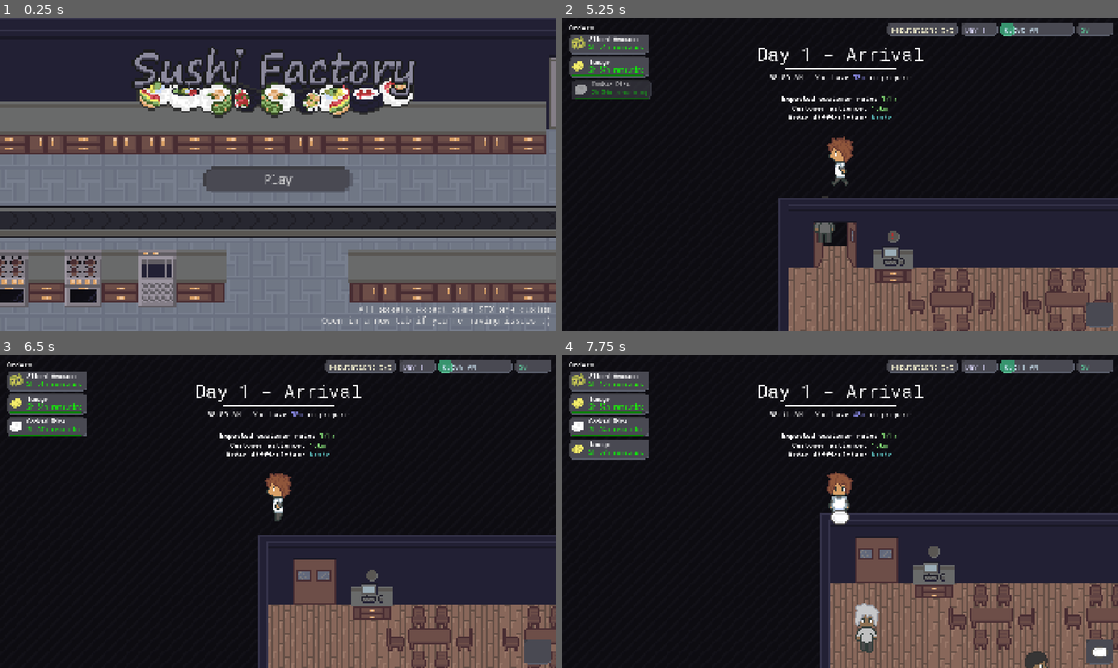
Above: before the commit, frames 1-4 (two rows, left to right).
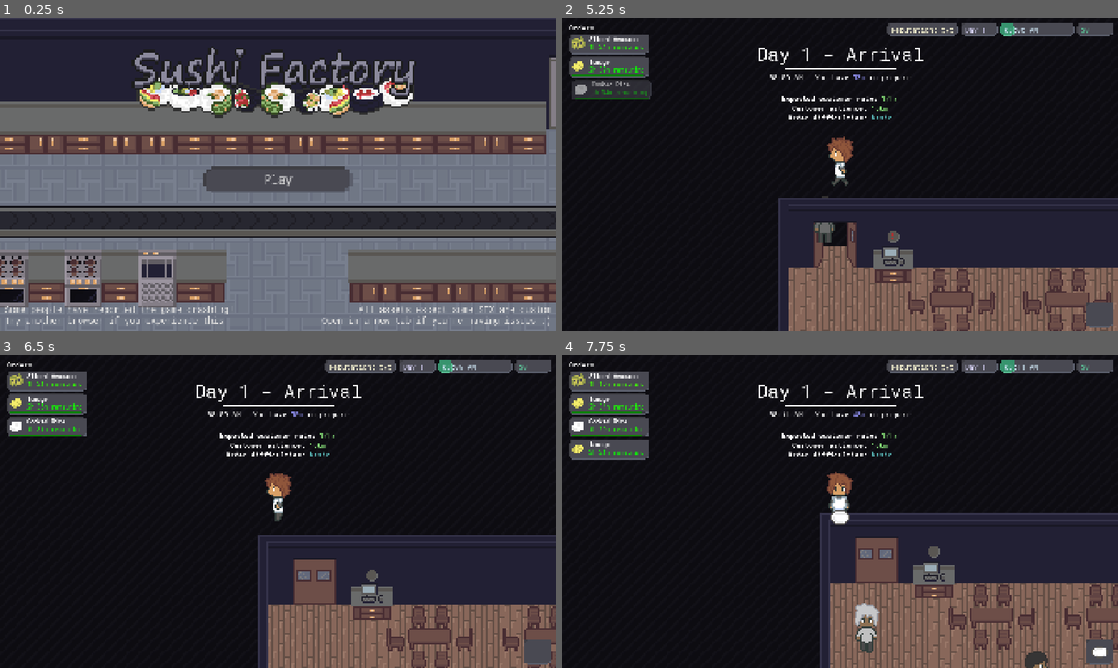
Above: after the commit, the same moments.

Repository: Glitch752/SushiFactory
Game: Godot game, scene res://Menu.tscn
Two runs of this game, one before a commit and one after it. Both use one fixed random seed, a clock stepped at 60 frames per second and the inputs below.
Inputs (mouse positions are in pixels of both pictures, inside the frame that each line leads up to):
- Up to frame 1 (0.25 s): no input
- Up to frame 2 (5.25 s): click "Play" at 0.5 s; click "Play" at 1.25 s; tap Enter at 2 s; move the mouse to (962, 158) at 2.02 s; hold D (move_right) 2.03-2.75 s; hold E (interact) 2.03-2.75 s; click (962, 158) at 2.17 s; tap P at 2.3, 3.8, 5.1 s; drag from (728, 190) to (856, 174) at 2.77 s; move the mouse to (895, 105) at 3.52 s; hold D (move_right) 3.53-4.25 s; hold E (interact) 3.53-4.25 s; drag from (812, 237) to (812, 140) at 4.27 s; move the mouse to (1006, 221) at 5.02 s; hold A (move_left) from 5.03 s (still down)
- Up to frame 3 (6.5 s): release A (move_left) at 5.75 s; drag from (111, 464) to (316, 580) at 5.77 s
- Up to frame 4 (7.75 s): move the mouse to (867, 511) at 6.52 s; hold Down (move_down) 6.53-7.25 s; tap 1 at 6.6 s; click (867, 511) at 6.67 s; tap P at 6.8 s; drag from (756, 433) to (867, 580) at 7.27 s

The runs differ from the first frame. In frame 1, 0.5% of the frame differs, in the area x 0-41%, y 92-99%; in frame 2, less than 0.1%; in frame 3, less than 0.1%; in frame 4, less than 0.1%.

Commit message:
Add randomness to customer interval and patience, other miscellaneous fixes

Diff:
--- a/Menu.tscn
+++ b/Menu.tscn
@@ -127,6 +127,20 @@
 label_settings = SubResource("LabelSettings_elwp8")
 horizontal_alignment = 2
 
+[node name="Label2" type="Label" parent="MenuItems"]
+layout_mode = 1
+anchors_preset = 2
+anchor_top = 1.0
+anchor_bottom = 1.0
+offset_left = 16.0
+offset_top = -95.0
+offset_right = 808.0
+offset_bottom = -16.0
+grow_vertical = 0
+text = "Some people have reported the game crashing!
+Try another browser if you experience this."
+label_settings = SubResource("LabelSettings_elwp8")
+
 [node name="Label" type="Label" parent="."]
 layout_mode = 0
 offset_left = 456.0
--- a/scripts/DayManagerSingleton.tscn
+++ b/scripts/DayManagerSingleton.tscn
@@ -10,28 +10,22 @@
 
 [sub_resource type="Resource" id="Resource_rnkol"]
 script = ExtResource("2_viq34")
-customer_interval = 1.0
 customer_patience = 180.0
-order_difficulties = Array[int]([0])
 metadata/_custom_type_script = "uid://dlvmqlayss6ln"
 
 [sub_resource type="Resource" id="Resource_j0v3x"]
 script = ExtResource("2_viq34")
-customer_interval = 1.0
 customer_patience = 150.0
 order_difficulties = Array[int]([0, 1])
 metadata/_custom_type_script = "uid://dlvmqlayss6ln"
 
 [sub_resource type="Resource" id="Resource_a31cr"]
 script = ExtResource("2_viq34")
-customer_interval = 1.0
-customer_patience = 120.0
 order_difficulties = Array[int]([1])
 metadata/_custom_type_script = "uid://dlvmqlayss6ln"
 
 [sub_resource type="Resource" id="Resource_53pog"]
 script = ExtResource("2_viq34")
-customer_interval = 1.0
 customer_patience = 90.0
 order_difficulties = Array[int]([1, 2])
 metadata/_custom_type_script = "uid://dlvmqlayss6ln"
--- a/scripts/automation/automation_manager.gd
+++ b/scripts/automation/automation_manager.gd
@@ -416,6 +416,11 @@
 func get_cell_center(cell: Vector2i) -> Vector2:
     return automation_tilemap.to_global(automation_tilemap.map_to_local(cell))
 
+func lower_start(text: String) -> String:
+    if text.is_empty():
+        return text
+    return text[0].to_lower() + text.substr(1, text.length() - 1)
+
 func get_interaction_data(cell: Vector2i) -> InteractionData:
     if not belt_tiles_set.has(cell):
         return null
@@ -447,7 +452,7 @@
 
     var desc = "A belt that moves items %s." % direction
     if has_item:
-        desc += "\nCurrently has %s on it." % item_tile_positions[cell].data.item_name
+        desc += "\nCurrently has %s" % lower_start(item_tile_positions[cell].get_description())
     else:
         desc += "\nCurrently empty."
 
--- a/scripts/customer_manager_singleton.gd
+++ b/scripts/customer_manager_singleton.gd
@@ -74,14 +74,14 @@
 
 var customer_spawn_timer: float = 0.0
 var store_is_open: bool = false
+var next_interval: float = 0.0
 
 func store_opened():
     customer_spawn_timer = current_day_data.customer_interval / 2
     store_is_open = true
 
-    # Immediately spawn a customer since otherwise players
-    # need to wait for an unreasonable amount of time on the first day
-    spawn_customer()
+    # Spawn a customer soon since otherwise players need to wait for an unreasonable amount of time on the first day
+    next_interval = current_day_data.next_customer_interval_time() / 4.0
 
 func store_closed():
     store_is_open = false
@@ -91,8 +91,10 @@
         var time_progression = DayManagerSingleton.elapsed_world_time(delta)
 
         customer_spawn_timer += time_progression
-        if customer_spawn_timer >= current_day_data.customer_interval:
-            customer_spawn_timer -= current_day_data.customer_interval
+        if customer_spawn_timer >= next_interval:
+            customer_spawn_timer -= next_interval
+            next_interval = current_day_data.next_customer_interval_time()
+
             spawn_customer()
 
     process_customers(delta)
@@ -170,7 +172,7 @@
     var difficulty = day_difficulties[randi() % day_difficulties.size()]
     var item = DayManagerSingleton.get_possible_orders(difficulty).get_random_item()
 
-    var order = OrderData.new(current_day_data.customer_patience / 60, item)
+    var order = OrderData.new(current_day_data.next_customer_patience(), item)
 
     var customerData = CustomerData.new(customer, order)
     customers.append(customerData)
--- a/scripts/data_loader/data_loader.gd
+++ b/scripts/data_loader/data_loader.gd
@@ -119,12 +119,12 @@
             push_error("Loaded resource is not of type RecipeData: %s" % recipe)
 
     recipes.sort_custom(func(a: RecipeData, b: RecipeData):
-        if b.priority > a.priority:
+        if a.priority > b.priority:
             return true
-        if b.priority < a.priority:
+        if a.priority < b.priority:
             return false
         # Break ties with number of ingredients (more ingredients is higher priority)
-        return b.ingredients.size() > a.ingredients.size()
+        return a.ingredients.size() > b.ingredients.size()
     )
 
     print("Loaded and sorted %d recipes" % recipes.size())
--- a/scripts/day_data.gd
+++ b/scripts/day_data.gd
@@ -9,12 +9,40 @@
     EXPERT
 }
 
-## The interval at which customers enter, in game-hours.
-## Days run from 9.0 to 17.0, so a value of 1.0 means one customer every hour / 8 customers total.
+
+## The mean interval at which customers enter, in game-hours.
+## Days run from 9.0 to 17.0, so a value of 0.5 means roughly two customers every hour / 16 customers total.
+## The actual interval is based on a normal distribution.
 @export var customer_interval: float = 1.0
-## The patience of spawned customers, in game-minutes.
+
+## The standard deviation of the customer interval, as a ratio of the mean.
+var customer_interval_stddev_ratio: float = 0.2
+
+## The mean patience of spawned customers, in game-minutes. Actual patience is based on a normal distribution.
 @export var customer_patience: float = 120.0
+
+## The standard deviation of customer patience, as a ratio of the mean.
+var customer_patience_stddev: float = 0.3
+
+## The absolute minimum customer patience, as a ratio of the mean.
+## Just to ensure we don't have unreasonable outliers in the normal distribution.
+## Is that actually likely to happen? Not really. Mathematically, the chance is super low, but this is easy to implement so meh
+var customer_patience_min_ratio: float = 0.5
 
 ## The difficulty of orders that can be spawned this day.
 ## Probabilities are proportional to the number of difficulties listed.
 @export var order_difficulties: Array[OrderDifficulty] = [OrderDifficulty.BASIC]
+
+
+
+## Generates the next customer interval time (in GAME-HOURS) based on the day's normal distribution.
+func next_customer_interval_time() -> float:
+    var stddev = customer_interval * customer_interval_stddev_ratio
+    return clamp(randfn(customer_interval, stddev), 0.01, customer_interval * 2.0)
+
+## Generates the next customer patience (in GAME-HOURS, not minutes) based on the day's normal distribution.
+func next_customer_patience() -> float:
+    var patience = customer_patience / 60.0 # Game-minutes to hours
+    var stddev = patience * customer_patience_stddev
+    var min_patience = patience * customer_patience_min_ratio
+    return clamp(randfn(patience, stddev), min_patience, patience * 2.0)
--- a/scripts/day_manager_singleton.gd
+++ b/scripts/day_manager_singleton.gd
@@ -76,21 +76,23 @@
 func elapsed_world_time(delta: float) -> float:
     return delta * TIME_FACTOR
 
+## The previous time. Used to detect time transitions.
+var previous_time = 0.0
 func _process(delta):
     if day_cycle_active:
-        var previous_time = time_of_day
-
         time_of_day += delta * TIME_FACTOR
 
         if previous_time < 9.0 and time_of_day >= 9.0:
             # At 9 AM, the restaurant opens.
             store_opened.emit()
 
-        if time_of_day >= 17.0:
+        if previous_time < 17.0 and time_of_day >= 17.0:
             # At 5 PM, the day cycle ends.
             time_of_day = 17.0
             day_cycle_active = false
             store_closed.emit()
+
+        previous_time = time_of_day
 
 ## Generates the day opening info, e.g:
 ## [b]Expected customer rate[/b]: [color=#ffff99]10/hr[/color]
@@ -118,6 +120,7 @@
 func begin_day():
     day += 1
     time_of_day = 8.0  # Start at 8 AM
+    previous_time = 0.0
     day_cycle_active = true
 
     day_started.emit(day, get_day_data(day), generate_day_opening_info(day))
